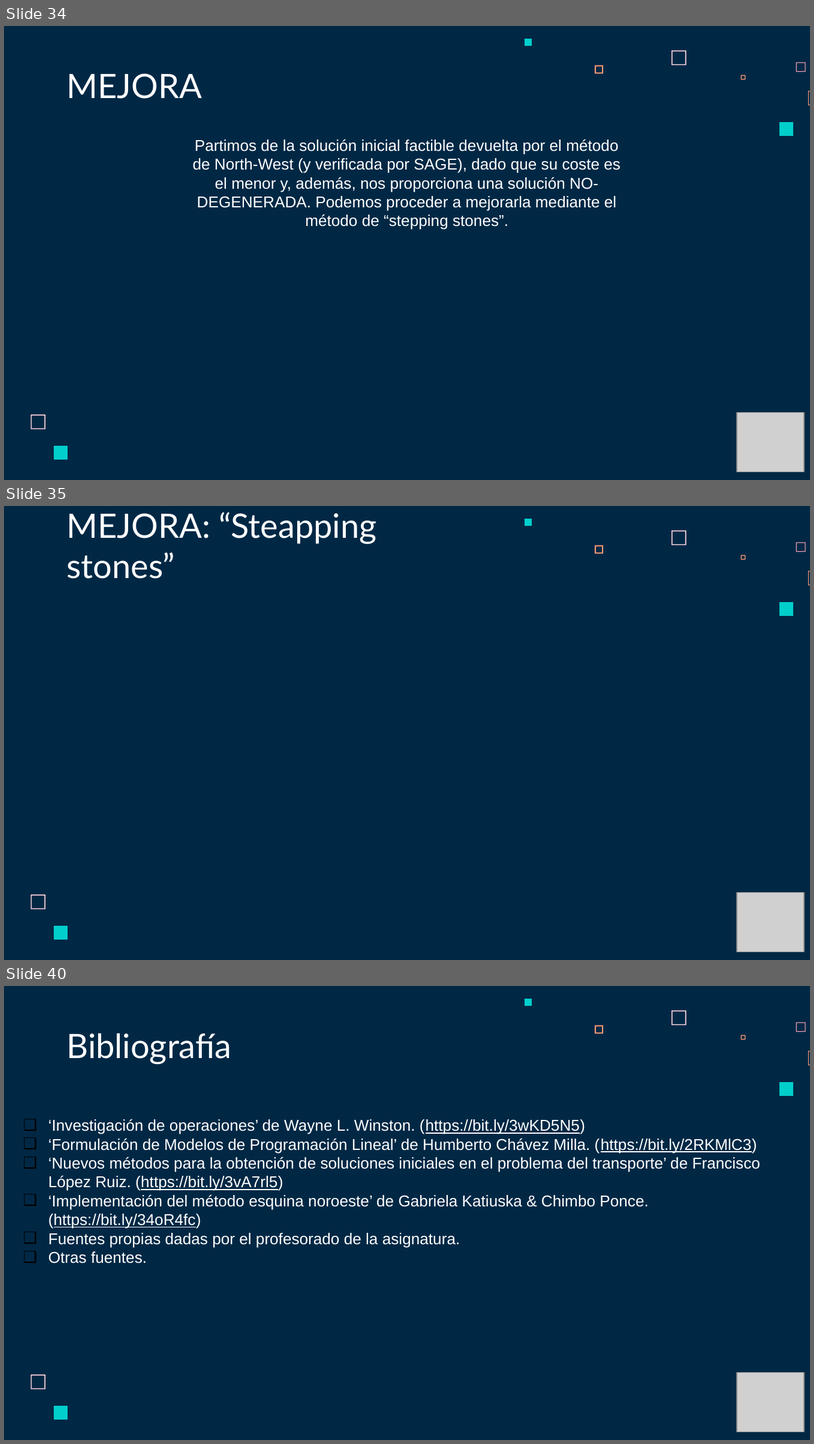
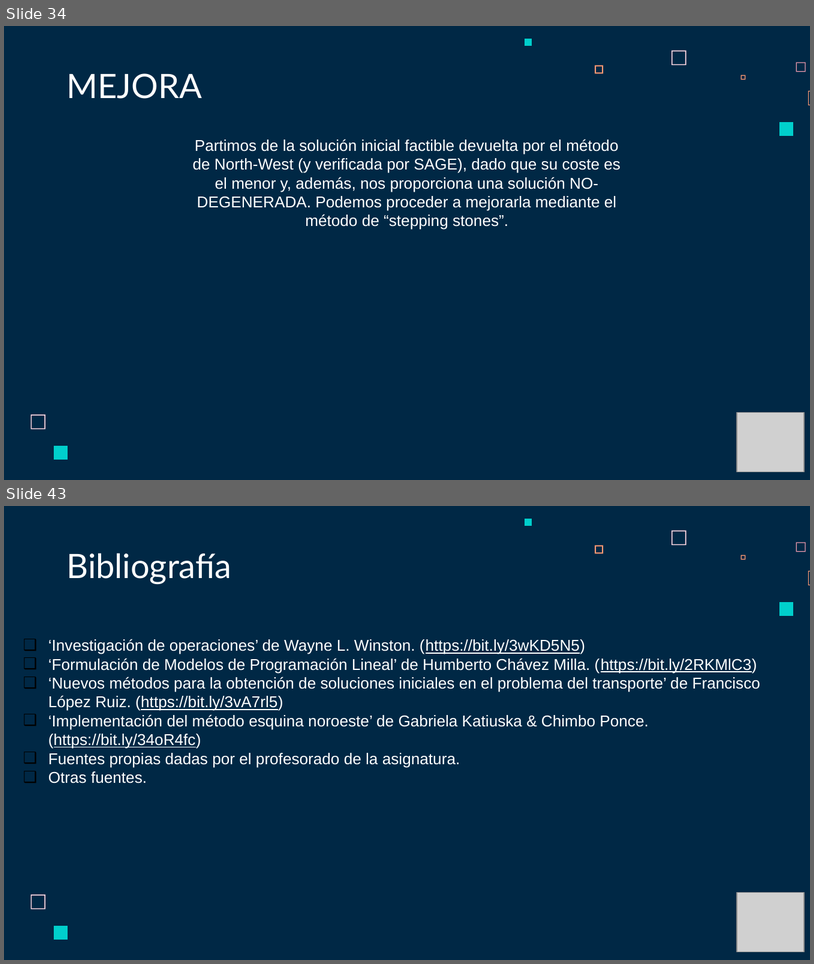
Before and after one commit to Fertry/MASI, a slide deck: Presentación - Problema del Transporte MASI.pptx. Shown one above the other, each under a label of ours: slides 34, 35 and 40 before the commit, slides 34 and 43 after it; the slides between them are not shown. The pictures are 814x1444 and 814x964 pixels, drawn with LibreOffice and Linux fonts; fonts in the diff are those of the drawing; grey boxes stand for pictures. Boxes give left, top, right and bottom in pixels: in the first picture for what was removed or moved away, otherwise in the second. Text is boxed around its words. In the diff, an @@ line names an element or a change of style, - is before the commit and + after.

```diff
--- a/Presentación - Problema del Transporte MASI.pptx
+++ b/Presentación - Problema del Transporte MASI.pptx
@@ slide 35 removed at bbox=[4, 506, 810, 960], background #002845; not listed: 9 template elements that a slide beside it also shows @@
@@ title removed at bbox=[66, 512, 377, 579] @@
-MEJORA: “Steapping stones”
@@ picture removed at bbox=[737, 892, 804, 952] @@
@@ what was slide 40 is now slide 43 @@
```
Also in this commit, not shown: 9 slides changed, 4 slides added, 3 other files.
